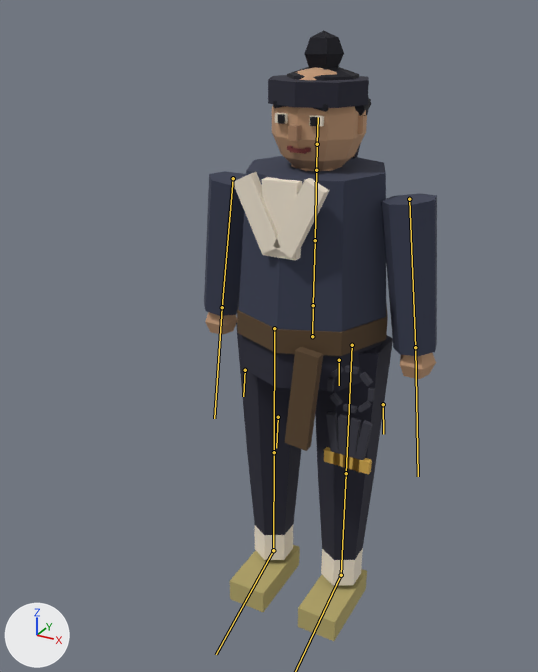
Renders of the glTF model assets3d/npcs/npc_N206.glb from each side of a commit.
Rendered twice from a camera (50 mm lens) standing at (0.88, -1.872, 1.856) and looking at (-0.082, -0.123, 0.982). Every picture has the same lights, and +X, +Y and +Z are marked at lower left. The older version comes first. The bones that change, and the others that lie on the model, are drawn over the model as lines.

Objects in the first picture: 'npc_N206_part0', 'npc_N206_part1', 'npc_N206_part10', 'npc_N206_part11', 'npc_N206_part2', 'npc_N206_part3', 'npc_N206_part4', 'npc_N206_part5', 'npc_N206_part6', 'npc_N206_part7', 'npc_N206_part8', 'npc_N206_part9'.
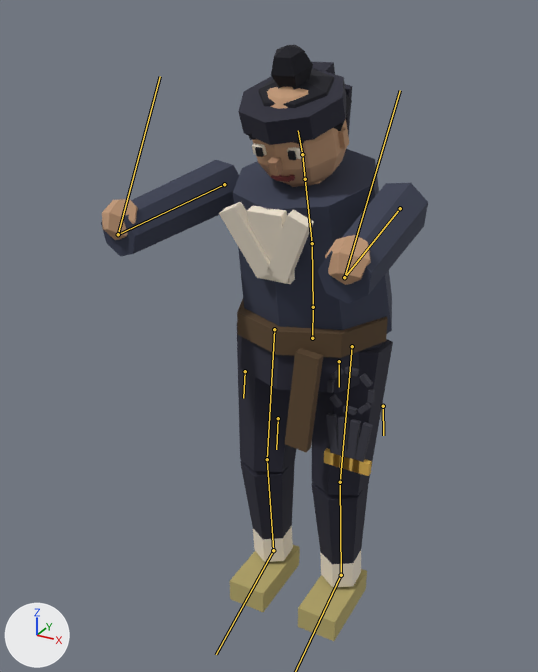
The newer file adds an action. The first version stands in its rest pose; the second is drawn at frame 2 of the action 'Weep'.

The edits, one by one:
Bone 'Spine' (bone_spine) turns from (0, 0, 0) to (5, 0, 0) degrees about its own x, y and z.
Bone 'Chest' (bone_chest) turns from (0, 0, 0) to (10, -2, 0) degrees about its own x, y and z.
Bone 'Head' (bone_head) turns from (0, 0, 0) to (7, 1, 0) degrees about its own x, y and z.
Bone 'UpperArm.L' (bone_upperarm_l) turns from (0, 0, 0) to (-95, -14, -5) degrees about its own x, y and z.
Bone 'Hand.L' (bone_hand_l) turns from (0, 0, 0) to (-129, -14, 5) degrees about its own x, y and z.
Bone 'UpperArm.R' (bone_upperarm_r) turns from (0, 0, 0) to (-95, 14, 5) degrees about its own x, y and z.
Bone 'Hand.R' (bone_hand_r) turns from (0, 0, 0) to (-129, 14, -5) degrees about its own x, y and z.
Bone 'UpperLeg.L' (bone_upperleg_l) turns from (0, 0, 0) to (-6, 0, 0) degrees about its own x, y and z.
Bone 'LowerLeg.L' (bone_lowerleg_l) turns from (0, 0, 0) to (12, 0, 0) degrees about its own x, y and z.
Bone 'Foot.L' (bone_foot_l) turns from (0, 0, 0) to (-7, 0, 0) degrees about its own x, y and z.
Bone 'UpperLeg.R' (bone_upperleg_r) turns from (0, 0, 0) to (-6, 0, 0) degrees about its own x, y and z.
Bone 'LowerLeg.R' (bone_lowerleg_r) turns from (0, 0, 0) to (12, 0, 0) degrees about its own x, y and z.
Bone 'Foot.R' (bone_foot_r) turns from (0, 0, 0) to (-7, 0, 0) degrees about its own x, y and z.

Boxes [x1, y1, x2, y2] around the edits, measured in the pictures (538 x 672 px):
'npc_N206_part4', posed
    before: [204, 156, 437, 356]
    after: [101, 149, 428, 334]
'npc_N206_part0', posed
    before: [236, 75, 393, 560]
    after: [237, 62, 393, 564]
'npc_N206_part5', posed (16% wider, 36% shorter)
    before: [205, 67, 436, 379]
    after: [102, 87, 371, 285]
'npc_N206_part1', posed (9% wider, 6% shorter)
    before: [233, 113, 363, 586]
    after: [219, 143, 361, 587]
'npc_N206_part3', posed
    before: [237, 304, 388, 451]
    after: [237, 299, 388, 452]
'npc_N206_part7', posed
    before: [273, 30, 371, 116]
    after: [248, 45, 352, 145]
'npc_N206_part11', posed
    before: [326, 365, 375, 460]
    after: [326, 366, 375, 462]
'npc_N206_part10', posed
    before: [324, 447, 372, 475]
    after: [324, 448, 372, 476]
'npc_N206_part6', posed (8% taller)
    before: [278, 114, 317, 126]
    after: [255, 147, 296, 160]
bone 'Spine', root to tip
    before: (313, 305) to (315, 240)
    after: (313, 307) to (312, 243)
bone 'Chest', root to tip
    before: (315, 240) to (316, 170)
    after: (312, 243) to (305, 179)
bone 'Head', root to tip
    before: (317, 144) to (318, 117)
    after: (302, 154) to (298, 130)
bone 'UpperArm.L', root to tip
    before: (409, 199) to (415, 347)
    after: (400, 208) to (344, 277)
bone 'Hand.L', root to tip
    before: (415, 347) to (418, 476)
    after: (344, 277) to (400, 90)
bone 'UpperArm.R', root to tip
    before: (233, 178) to (222, 307)
    after: (224, 184) to (118, 234)
bone 'Hand.R', root to tip
    before: (222, 307) to (214, 418)
    after: (118, 234) to (160, 76)
bone 'UpperLeg.L', root to tip
    before: (352, 345) to (346, 473)
    after: (352, 346) to (340, 482)
bone 'LowerLeg.L', root to tip
    before: (346, 473) to (341, 575)
    after: (340, 482) to (341, 575)
bone 'UpperLeg.R', root to tip
    before: (274, 328) to (274, 452)
    after: (274, 329) to (267, 459)
bone 'LowerLeg.R', root to tip
    before: (274, 452) to (273, 550)
    after: (267, 459) to (273, 550)
